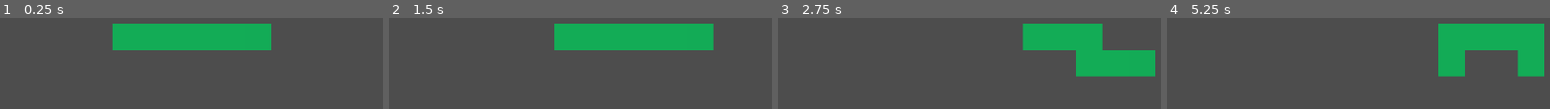
Above: before the commit, frames 1-4 (left to right).
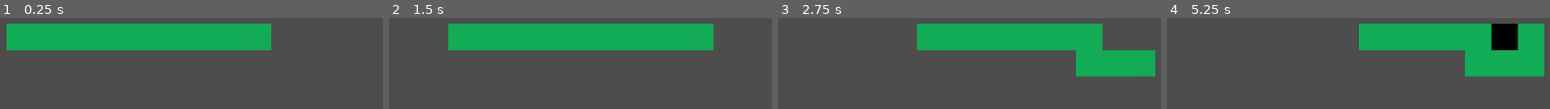
Above: after the commit, the same moments.

Repository: jedim101/snake
Game: Godot game, scene res://scenes/main.tscn
Same seed, same stepped clock (60 frames per second), same inputs: the game is played once before the commit and once after it.
Inputs:
- Up to frame 1 (0.25 s): no input
- Up to frame 2 (1.5 s): tap Enter at 0.5 s; hold Right (move_right) 0.53-1.28 s; hold Down (move_down) from 1.28 s (still down)
- Up to frame 3 (2.75 s): tap Space at 2 s; release Down (move_down) at 2.03 s; hold Right (move_right) from 2.03 s (still down)
- Up to frame 4 (5.25 s): release Right (move_right) at 2.78 s; hold Up (move_up) 2.78-3.53 s; tap Enter at 3.5 s; hold Left (move_left) 3.53-5.03 s; tap Space at 5 s; hold Down (move_down) from 5.03 s (still down)

The runs differ from the first frame. In frame 1, 8.1% of the frame differs, in the area x 1-30%, y 6-36%; in frame 2, 8.1%; in frame 3, 8.1%; in frame 4, 14%, in the area x 50-92%, y 6-65%.

Commit message:
snake can die

Diff:
--- a/scenes/main.gd
+++ b/scenes/main.gd
@@ -1,18 +1,19 @@
 extends Node
 
-@export var length: int
+@export var start_length: int
 var direction = Vector2(1, 0)
 var new_direction = Vector2(1, 0)
 
 var start_position = Vector2(400, 400)
 
-var snake = [$Head]
+var snake: Array
 
 func _ready():
+	snake = [$Head]
 	$Head.position = start_position
 
-	for i in range(5):
-		new_segment(start_position + Vector2(-(5 - i) * 40, 0))
+	for i in range(start_length - 1):
+		new_segment(start_position + Vector2(-(start_length - 1 - i) * 40, 0))
 
 	$Timer.start()
 
@@ -31,11 +32,17 @@
 
 func _on_Timer_timeout():
 	direction = new_direction
+	var new_head_position = $Head.position + direction * 40
+
+	if new_head_position in snake.map(func(segment): return segment.position):
+		$Timer.stop()
+		$Head.color = "#000000"
+		return
 
 	new_segment($Head.position)
 	snake.pop_at(1).queue_free()
 
-	$Head.position += direction * 40
+	$Head.position = new_head_position
 
 	$Timer.start()
 
@@ -44,8 +51,6 @@
 	add_child(body_segment)
 
 	body_segment.position = pos
-	body_segment.name = str(length - 1)
-
 	body_segment.size.x = 40
 	body_segment.size.y = 40
 	body_segment.color = "#13ac56"
--- a/scenes/main.tscn
+++ b/scenes/main.tscn
@@ -4,7 +4,7 @@
 
 [node name="Main" type="Node"]
 script = ExtResource("1_s41xl")
-length = 10
+start_length = 10
 
 [node name="Timer" type="Timer" parent="."]
 wait_time = 0.5
